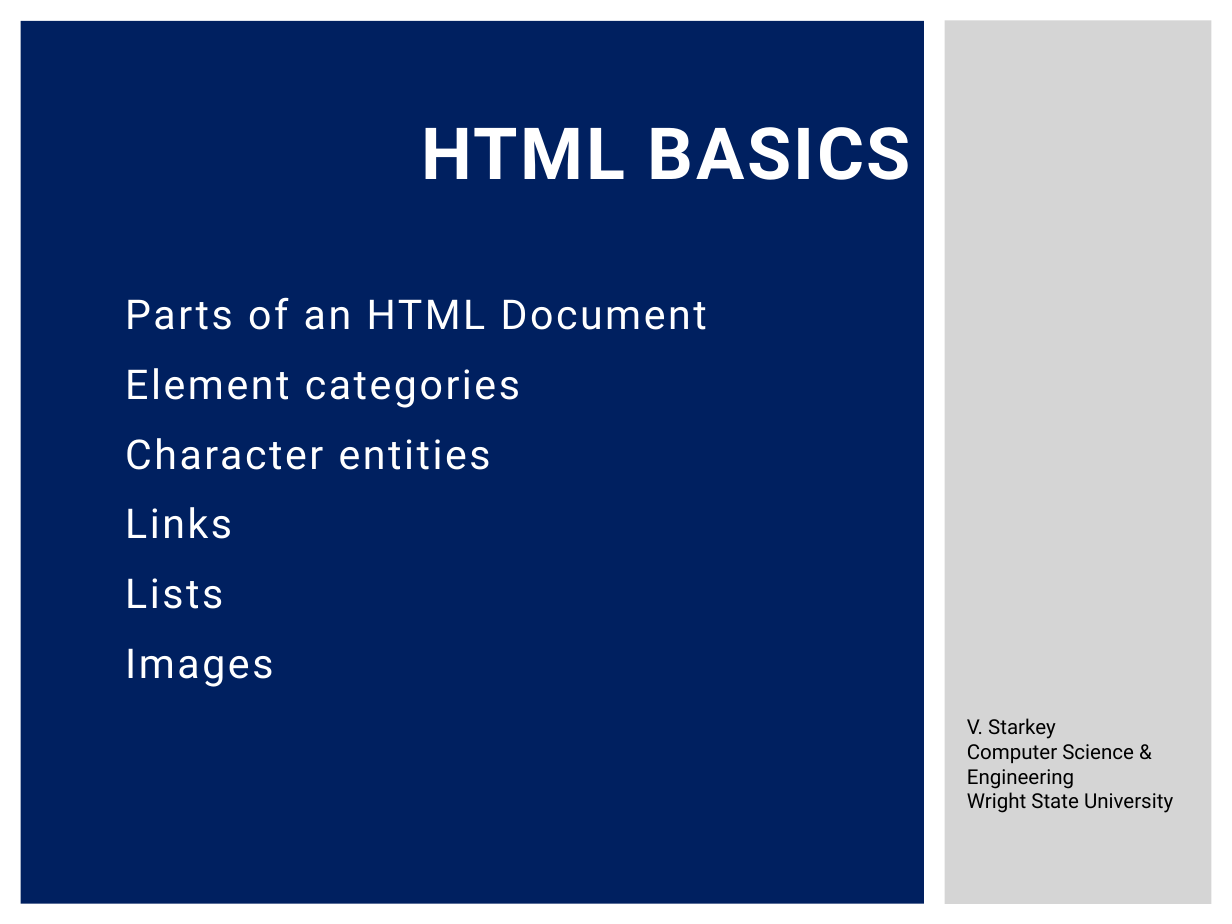
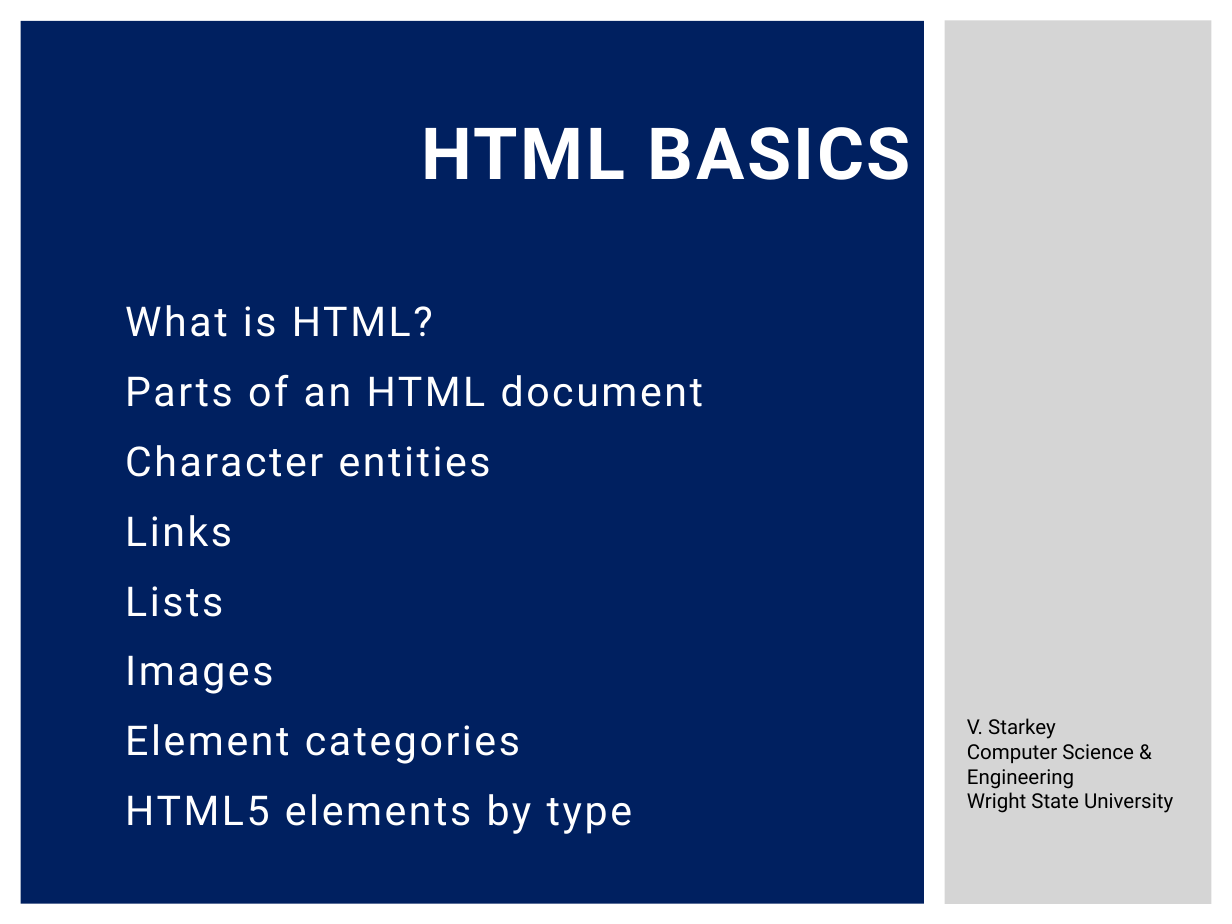
Before and after one commit to ChronoAnomaly/CS-2800, a slide deck: slide 1 of HTML Basics.pptx. Drawn at 1232x924 pixels with LibreOffice and Linux fonts; fonts in the diff are those of the drawing. Boxes give left, top, right and bottom in pixels: in the first picture for what was removed or moved away, otherwise in the second. Text is boxed around its words. In the diff, an @@ line names an element or a change of style, - is before the commit and + after.

```diff
--- a/HTML Basics.pptx
+++ b/HTML Basics.pptx
@@ subtitle at [125,305,703,407]: text changed @@
-Parts of an HTML Document
-Element categories
+What is HTML?
+Parts of an HTML document
@@ subtitle at [125,724,632,834]: paragraphs added @@
+Element categories
+HTML5 elements by type
```
Also in this commit, not shown: 2 other slides changed, 15 slides added, 1 slide removed, 3 other files.
